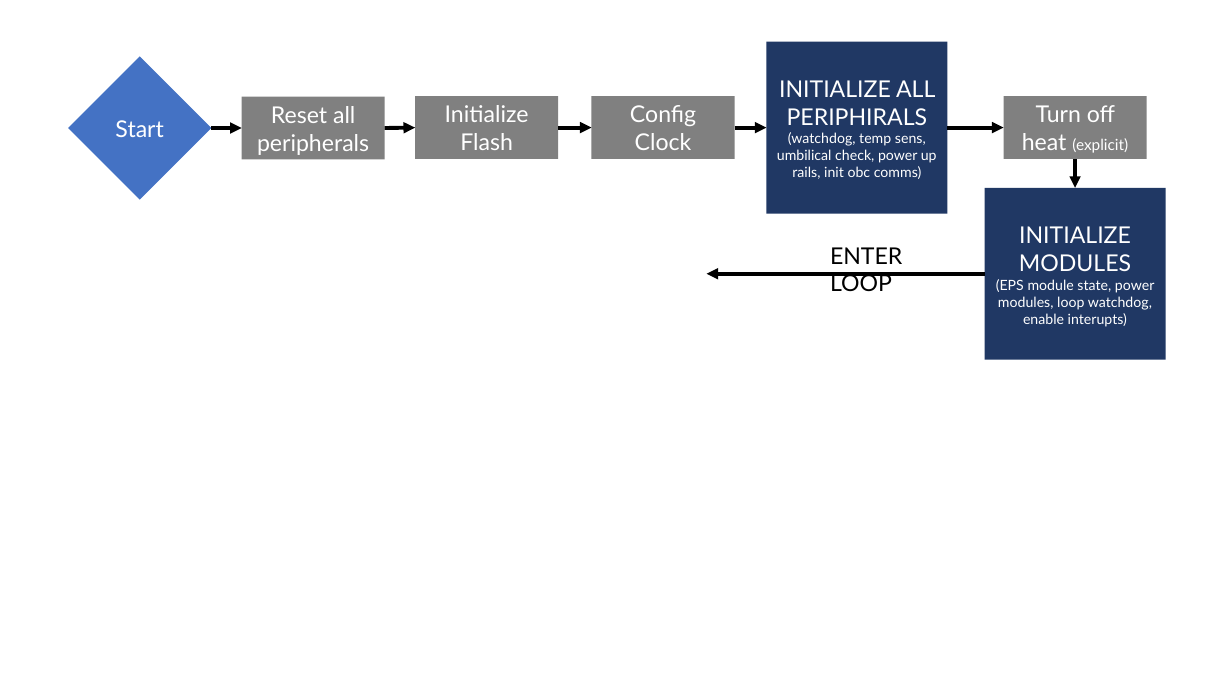
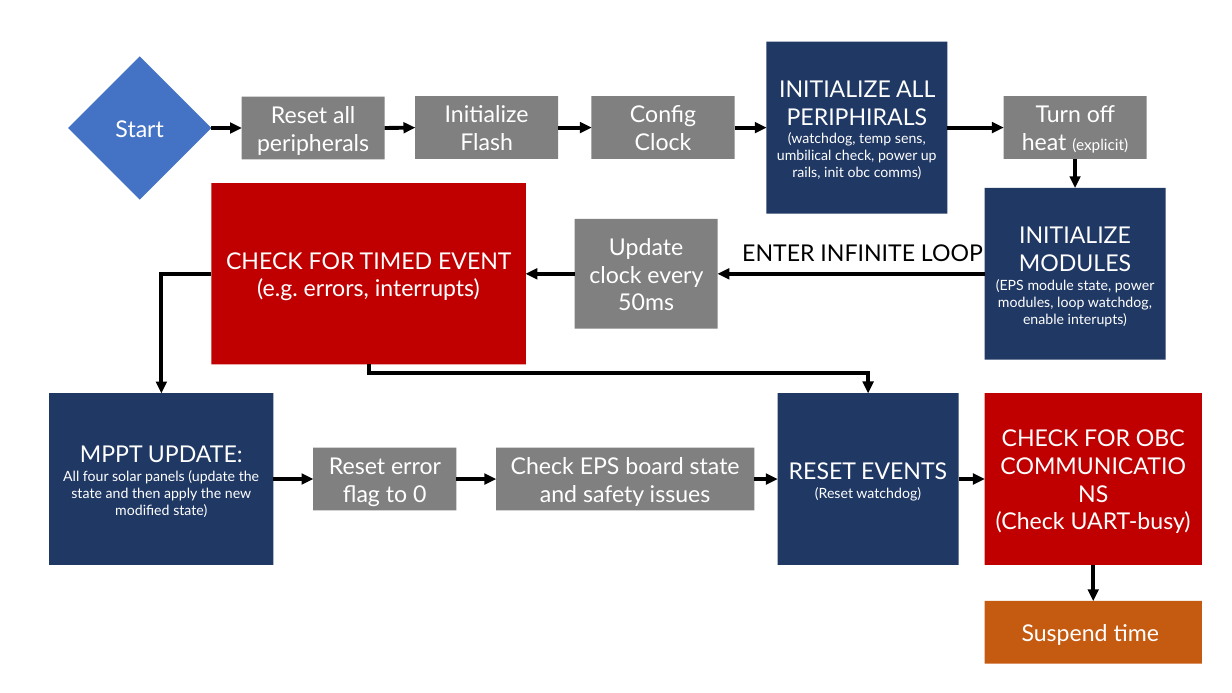
Before and after one commit to mcgillspace/eps_software, a slide deck: slide 1 of main_c-block_diagram.pptx. Drawn at 1232x693 pixels with LibreOffice and Linux fonts; fonts in the diff are those of the drawing. Boxes give left, top, right and bottom in pixels: in the first picture for what was removed or moved away, otherwise in the second. Text is boxed around its words. In the diff, an @@ line names an element or a change of style, - is before the commit and + after.

```diff
--- a/main_c-block_diagram.pptx
+++ b/main_c-block_diagram.pptx
@@ rectangle added at (x1=212, y1=183, x2=526, y2=364), fill #C00000, 18 pt, text #FFFFFF @@
+CHECK FOR TIMED EVENT (e.g. errors, interrupts)
@@ rectangle added at (x1=575, y1=219, x2=718, y2=329), fill #808080, 18 pt, text #FFFFFF @@
+Update clock every 50ms
@@ text at (x1=742, y1=244, x2=983, y2=261): text changed @@
-ENTER LOOP
+ENTER INFINITE LOOP
@@ elbow arrow added from (212, 274) to (162, 393), #000000 3 pt @@
@@ arrow added from (575, 274) to (526, 274), #000000 3 pt @@
@@ arrow moved from (985, 274) - (707, 274) to (985, 274) - (718, 274) @@
@@ elbow arrow added from (369, 364) to (868, 393), #000000 3 pt @@
@@ rectangle added at (x1=49, y1=393, x2=274, y2=565), fill #203864, 11 pt, text #FFFFFF @@
+MPPT UPDATE:
+All four solar panels (update the state and then apply the new modified state)
@@ rectangle added at (x1=778, y1=393, x2=959, y2=565), fill #203864, 11 pt, text #FFFFFF @@
+RESET EVENTS
+(Reset watchdog)
@@ rectangle added at (x1=985, y1=393, x2=1202, y2=565), fill #C00000, 18 pt, text #FFFFFF @@
+CHECK FOR OBC COMMUNICATIONS
+(Check UART-busy)
@@ rectangle added at (x1=313, y1=447, x2=457, y2=510), fill #808080, 18 pt, text #FFFFFF @@
+Reset error flag to 0
@@ rectangle added at (x1=496, y1=447, x2=755, y2=510), fill #808080, 18 pt, text #FFFFFF @@
+Check EPS board state and safety issues
@@ arrow added from (274, 479) to (313, 479), #000000 3 pt @@
@@ arrow added from (457, 479) to (496, 479), #000000 3 pt @@
@@ arrow added from (754, 479) to (778, 479), #000000 3 pt @@
@@ arrow added from (958, 479) to (985, 479), #000000 3 pt @@
@@ arrow added from (1093, 565) to (1093, 601), #000000 3 pt @@
@@ rectangle added at (x1=985, y1=601, x2=1202, y2=664), fill #C55A11, 18 pt, text #FFFFFF @@
+Suspend time
```
Also in this commit, not shown: 10 other files.
